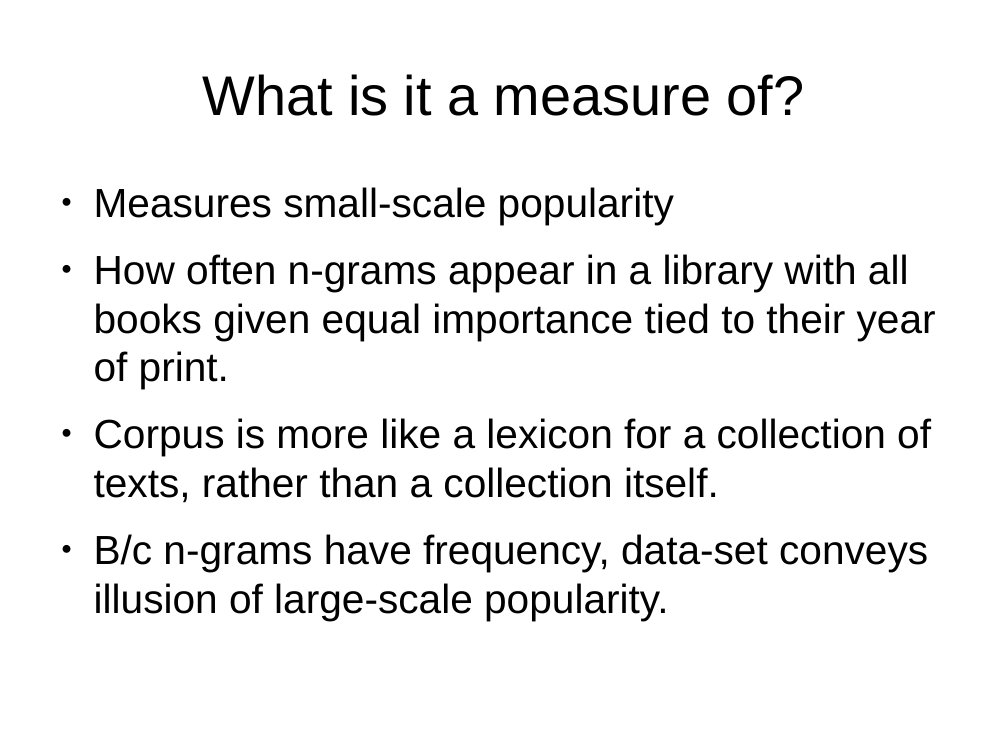
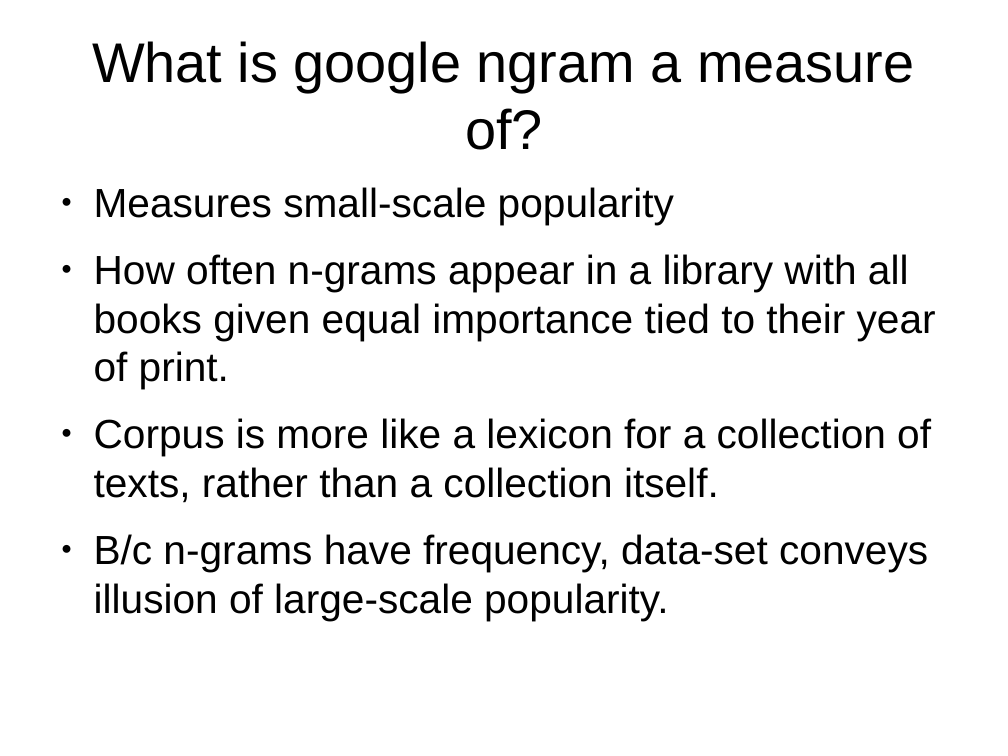
Before and after one commit to loudermilk/brownbag, a slide deck: slide 8 of decks/ngram.odp. Drawn at 1008x756 pixels with LibreOffice and Linux fonts; fonts in the diff are those of the drawing. Boxes give left, top, right and bottom in pixels: in the first picture for what was removed or moved away, otherwise in the second. Text is boxed around its words. In the diff, an @@ line names an element or a change of style, - is before the commit and + after.

```diff
--- a/decks/ngram.odp
+++ b/decks/ngram.odp
@@ title at box(92, 41, 914, 150): text changed @@
-What is it a measure of?
+What is google ngram a measure of?
```
Also in this commit, not shown: 5 other slides changed, 1 slide added, 2 slides removed.
